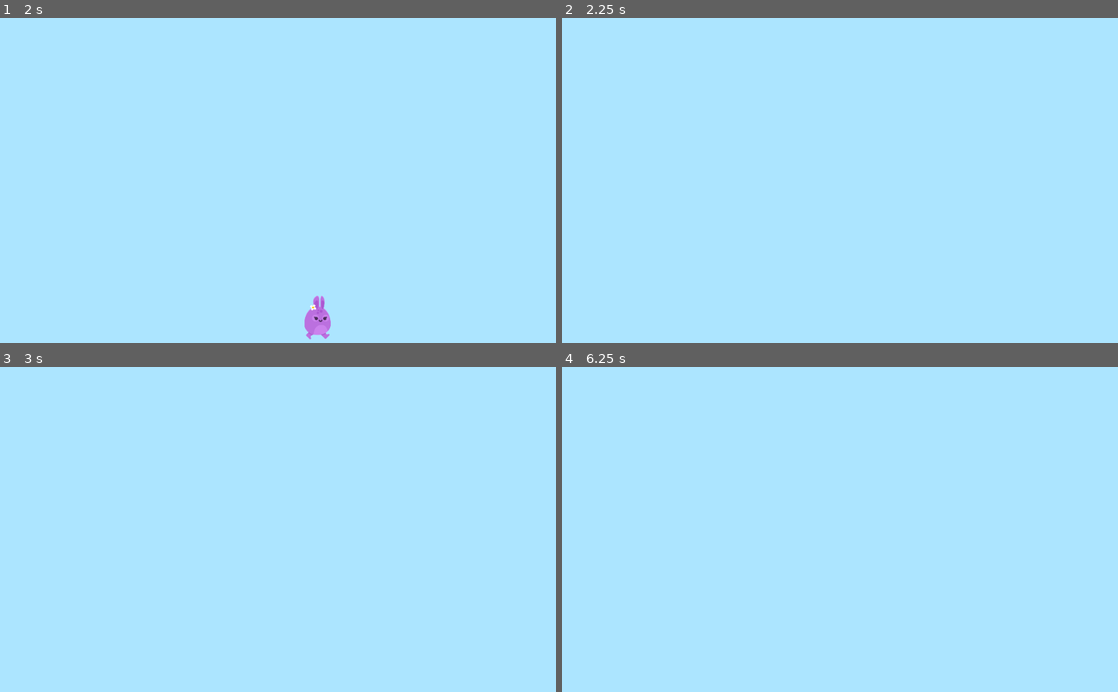
Above: before the commit, frames 1-4 (two rows, left to right).
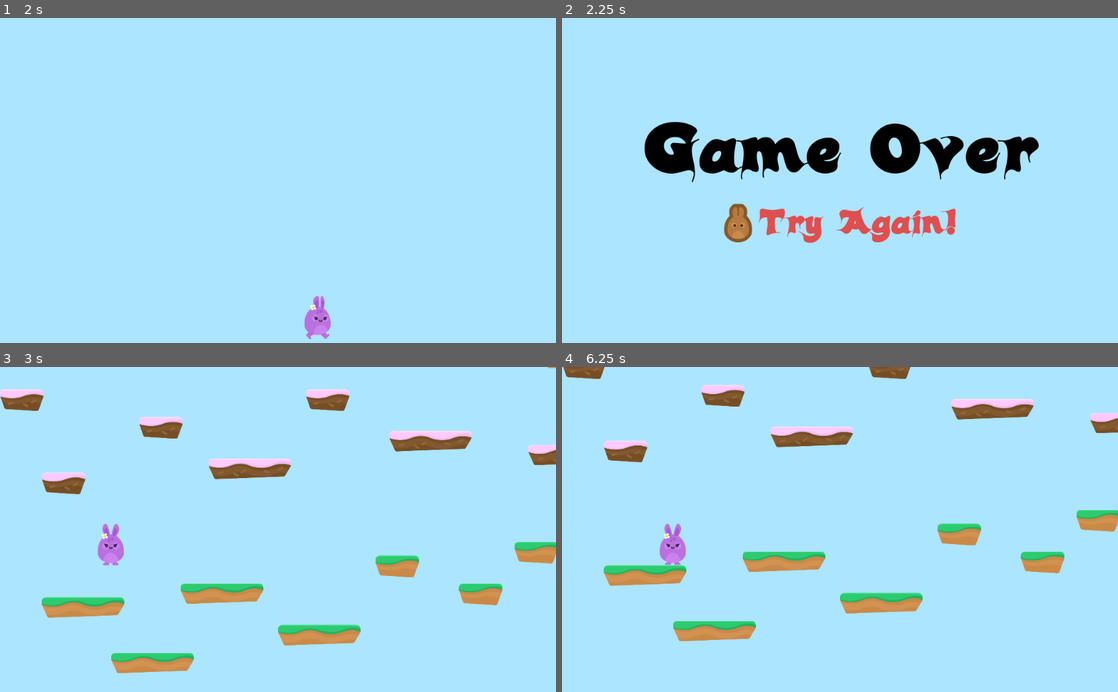
Above: after the commit, the same moments.

Repository: Eggsquisite/Hoppy_Days
Game: Godot game, scene res://Levels/Level1.tscn
Same seed, same stepped clock (60 frames per second), same inputs: the game is played once before the commit and once after it.
Inputs (mouse positions are in pixels of both pictures, inside the frame that each line leads up to):
- Up to frame 1 (2 s): hold D (right) from 0.53 s (still down); tap W (jump) at 0.77, 1.52 s
- Up to frame 2 (2.25 s): release D (right) at 2.03 s; hold A (left) from 2.03 s (still down)
- Up to frame 3 (3 s): release A (left) at 2.75 s; click (177, 575) at 2.77 s
- Up to frame 4 (6.25 s): hold D (right) 3.53-5.03 s; tap W (jump) at 3.77, 4.52, 5.27 s; hold A (left) 5.03-5.75 s; click (739, 575) at 5.77 s

Frame 1 is identical in both runs. In frame 2, 7.7% of the frame differs, in the area x 14-86%, y 31-70%; in frame 3, 9.1%, in the area x 0-100%, y 0-95%; in frame 4, 8.6%.

Commit message:
Game over scene created

Diff:
--- /dev/null
+++ b/Levels/GameOver.gd
@@ -0,0 +1,5 @@
+extends Control
+
+
+func _on_RestartButton_pressed():
+	get_tree().change_scene("res://Levels/Level1.tscn")
--- /dev/null
+++ b/Levels/GameOver.tscn
@@ -0,0 +1,74 @@
+[gd_scene load_steps=7 format=2]
+
+[ext_resource path="res://GFX/Background/bg_layer1.png" type="Texture" id=1]
+[ext_resource path="res://Fonts/candles_.ttf" type="DynamicFontData" id=2]
+[ext_resource path="res://GFX/HUD/lifes.png" type="Texture" id=3]
+[ext_resource path="res://Levels/GameOver.gd" type="Script" id=4]
+
+[sub_resource type="DynamicFont" id=1]
+size = 128
+use_filter = true
+font_data = ExtResource( 2 )
+
+[sub_resource type="DynamicFont" id=2]
+size = 64
+font_data = ExtResource( 2 )
+
+[node name="GameOver" type="Control"]
+anchor_right = 1.0
+anchor_bottom = 1.0
+script = ExtResource( 4 )
+__meta__ = {
+"_edit_use_anchors_": false
+}
+
+[node name="TextureRect" type="TextureRect" parent="."]
+anchor_right = 1.0
+anchor_bottom = 1.0
+texture = ExtResource( 1 )
+expand = true
+__meta__ = {
+"_edit_use_anchors_": false
+}
+
+[node name="CenterContainer" type="CenterContainer" parent="."]
+anchor_right = 1.0
+anchor_bottom = 1.0
+__meta__ = {
+"_edit_use_anchors_": false
+}
+
+[node name="VBoxContainer" type="VBoxContainer" parent="CenterContainer"]
+margin_left = 150.0
+margin_top = 175.0
+margin_right = 874.0
+margin_bottom = 425.0
+
+[node name="Label" type="Label" parent="CenterContainer/VBoxContainer"]
+margin_right = 724.0
+margin_bottom = 164.0
+custom_fonts/font = SubResource( 1 )
+custom_colors/font_color = Color( 0, 0, 0, 1 )
+text = "Game Over"
+
+[node name="HBoxContainer" type="HBoxContainer" parent="CenterContainer/VBoxContainer"]
+margin_top = 168.0
+margin_right = 724.0
+margin_bottom = 250.0
+custom_constants/separation = 12
+alignment = 1
+
+[node name="RestartButton" type="TextureButton" parent="CenterContainer/VBoxContainer/HBoxContainer"]
+margin_left = 148.0
+margin_right = 200.0
+margin_bottom = 82.0
+texture_normal = ExtResource( 3 )
+
+[node name="Label" type="Label" parent="CenterContainer/VBoxContainer/HBoxContainer"]
+margin_left = 212.0
+margin_right = 576.0
+margin_bottom = 82.0
+custom_fonts/font = SubResource( 2 )
+custom_colors/font_color = Color( 0.87451, 0.313726, 0.313726, 1 )
+text = "Try Again!"
+[connection signal="pressed" from="CenterContainer/VBoxContainer/HBoxContainer/RestartButton" to="." method="_on_RestartButton_pressed"]
--- a/Player/Player.gd
+++ b/Player/Player.gd
@@ -4,6 +4,7 @@
 const GRAVITY = 150
 const UP = Vector2.UP		# Vector2(0, -1)
 const JUMP_SPEED = 2500
+const WORLD_LIMIT = 3000
 
 signal animate
 var isJumping = false 	 	# bool flag to smooth jumping right after moving left/right
@@ -18,6 +19,8 @@
 
 
 func apply_Gravity():
+	if position.y > WORLD_LIMIT:
+		end_game()
 	if is_on_floor():
 		motion.y = 0
 		isJumping = false
@@ -44,3 +47,7 @@
 
 func Animate():
 	emit_signal("animate", motion)
+
+
+func end_game():
+	get_tree().change_scene("res://Levels/GameOver.tscn")
